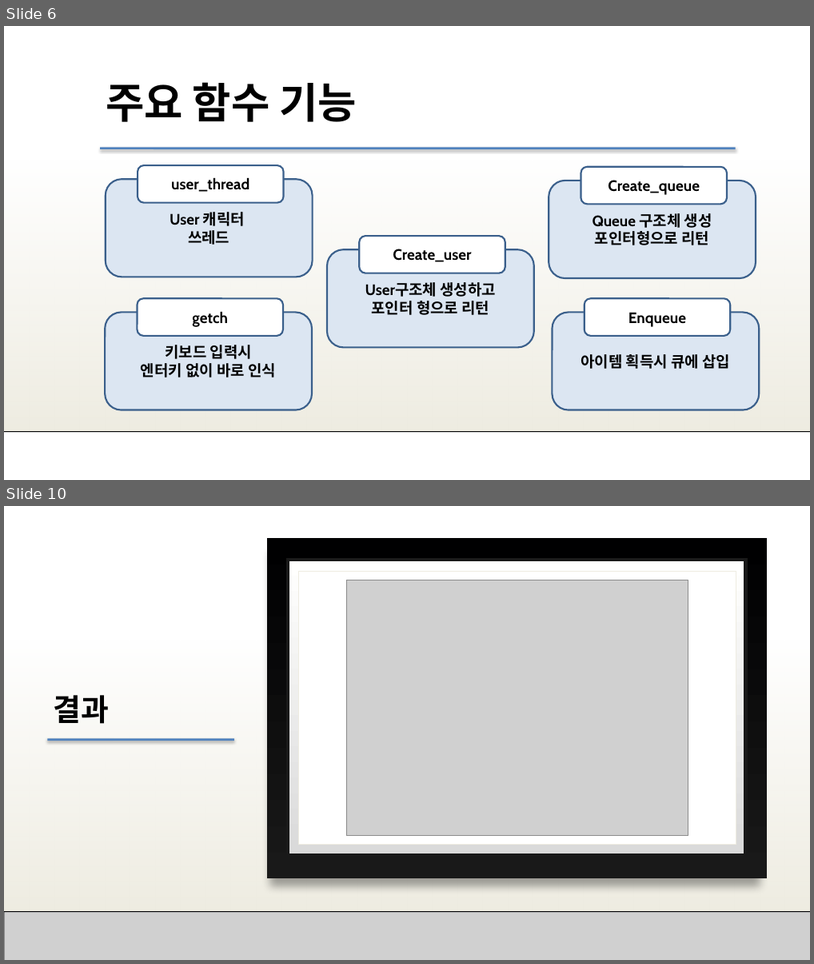
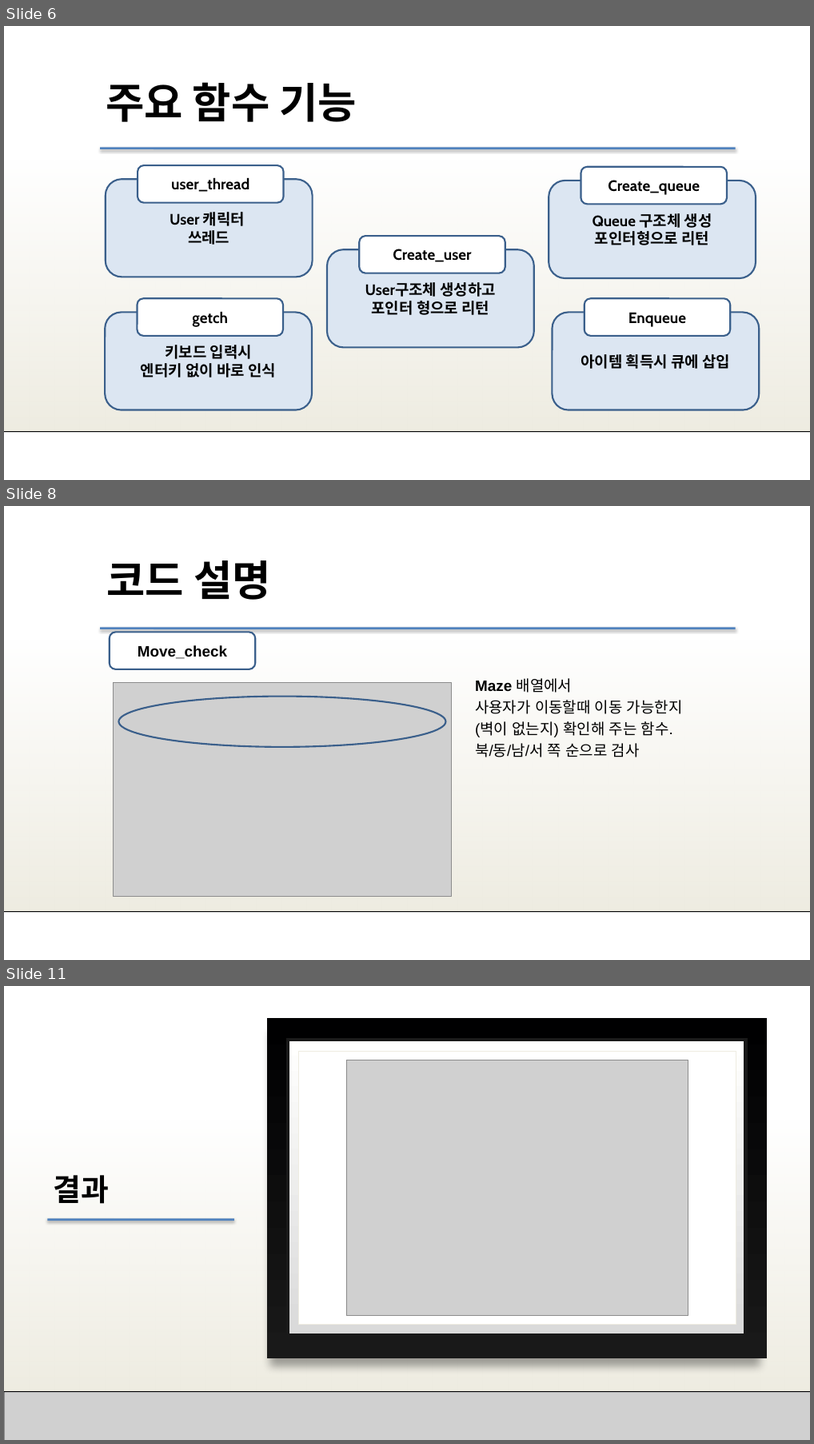
Before and after one commit to SHyoJun/finaltest, a slide deck: Queue+Thread.pptx. Shown one above the other, each under a label of ours: slides 6 and 10 before the commit, slides 6, 8 and 11 after it; the slides between them are not shown. The pictures are 814x964 and 814x1444 pixels, drawn with LibreOffice and Linux fonts; fonts in the diff are those of the drawing; grey boxes stand for pictures; background and template pictures are left out. Boxes give left, top, right and bottom in pixels: in the first picture for what was removed or moved away, otherwise in the second. Text is boxed around its words. In the diff, an @@ line names an element or a change of style, - is before the commit and + after.

```diff
--- a/Queue+Thread.pptx
+++ b/Queue+Thread.pptx
@@ slide 8 added at (x1=4, y1=506, x2=810, y2=960), background #FFFFFF; not listed: 3 template elements that a slide beside it also shows @@
@@ text added at (x1=107, y1=560, x2=271, y2=600), 50 pt, text #000000, bold @@
+코드 설명
@@ rounded rectangle added at (x1=110, y1=632, x2=255, y2=669), fill #FFFFFF, outline #3A5F8C 2 pt, 18 pt, text #000000, bold @@
+Move_check
@@ picture added at (x1=114, y1=682, x2=451, y2=896) @@
@@ ellipse added at (x1=119, y1=696, x2=446, y2=747), outline #3A5F8C 2 pt @@
@@ text added at (x1=475, y1=678, x2=683, y2=757), 18 pt, text #000000 @@
+Maze 배열에서
+사용자가 이동할때 이동 가능한지
+(벽이 없는지) 확인해 주는 함수.
+북/동/남/서 쪽 순으로 검사
@@ what was slide 10 is now slide 11 @@
```
Also in this commit, not shown: 3 slides changed, 2 other slides added, 2 slides removed.
